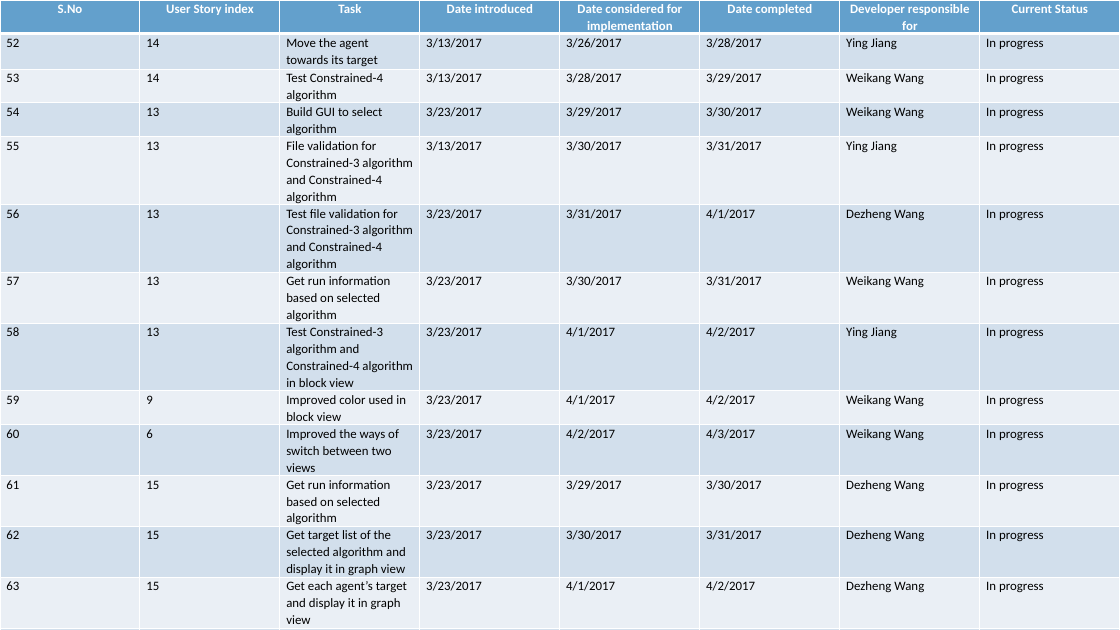
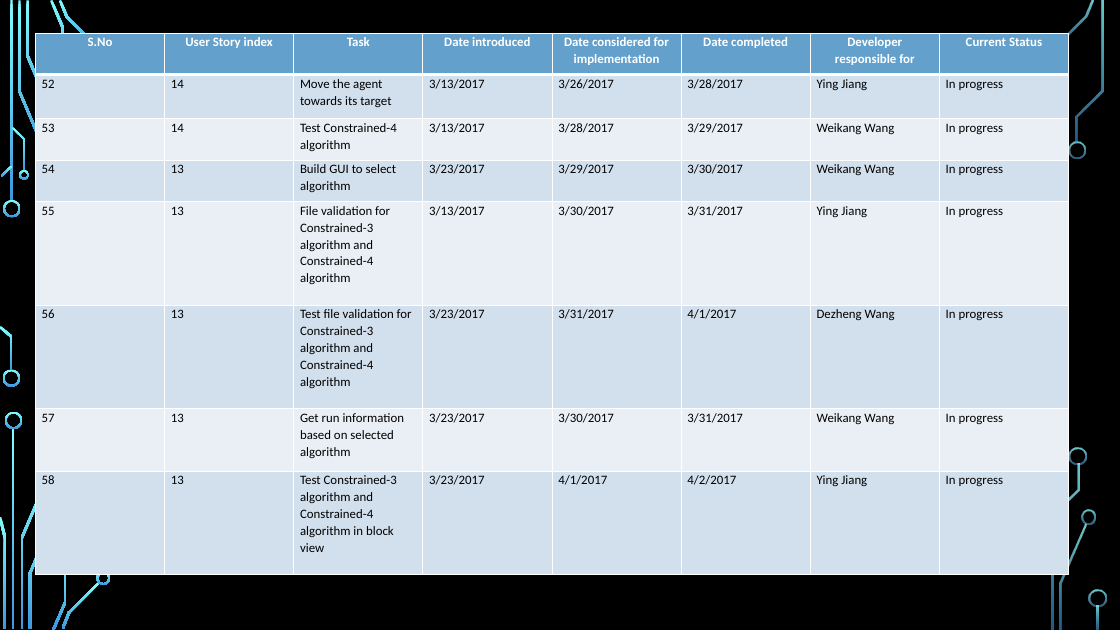
Before and after one commit to Giant-Visualize/Giant-Visualize-Multi-Agent-Patrolling, a slide deck: slide 8 of Document/GIANTS_FourthPresentation.pptx (slide 7 before the commit). Drawn at 1120x630 pixels with LibreOffice and Linux fonts; fonts in the diff are those of the drawing; background and template pictures are left out. Boxes give left, top, right and bottom in pixels: in the first picture for what was removed or moved away, otherwise in the second. Text is boxed around its words. In the diff, an @@ line names an element or a change of style, - is before the commit and + after.

```diff
--- a/Document/GIANTS_FourthPresentation.pptx
+++ b/Document/GIANTS_FourthPresentation.pptx
@@ table at (35, 34, 1070, 576) @@
-row 9: 59 | 9 | Improved color used in block view | 3/23/2017 | 4/1/2017 | 4/2/2017 | Weikang Wang | In progress
-row 10: 60 | 6 | Improved the ways of switch between two views | 3/23/2017 | 4/2/2017 | 4/3/2017 | Weikang Wang | In progress
-row 11: 61 | 15 | Get run information based on selected algorithm | 3/23/2017 | 3/29/2017 | 3/30/2017 | Dezheng Wang | In progress
-row 12: 62 | 15 | Get target list of the selected algorithm and display it in graph view | 3/23/2017 | 3/30/2017 | 3/31/2017 | Dezheng Wang | In progress
-row 13: 63 | 15 | Get each agent’s target and display it in graph view | 3/23/2017 | 4/1/2017 | 4/2/2017 | Dezheng Wang | In progress
-row 14: 64 | 13 | Test Constrained-3 algorithm and Constrained-4 in graph view | 3/23/2017 | 4/2/2017 | 4/3/2017 | Ying Jiang | In progress
@@ table: place and size @@
-table at (0, 0, 1120, 630)
+table at (35, 34, 1070, 576)
```
Also in this commit, not shown: 1 other slide changed, 2 slides added.
